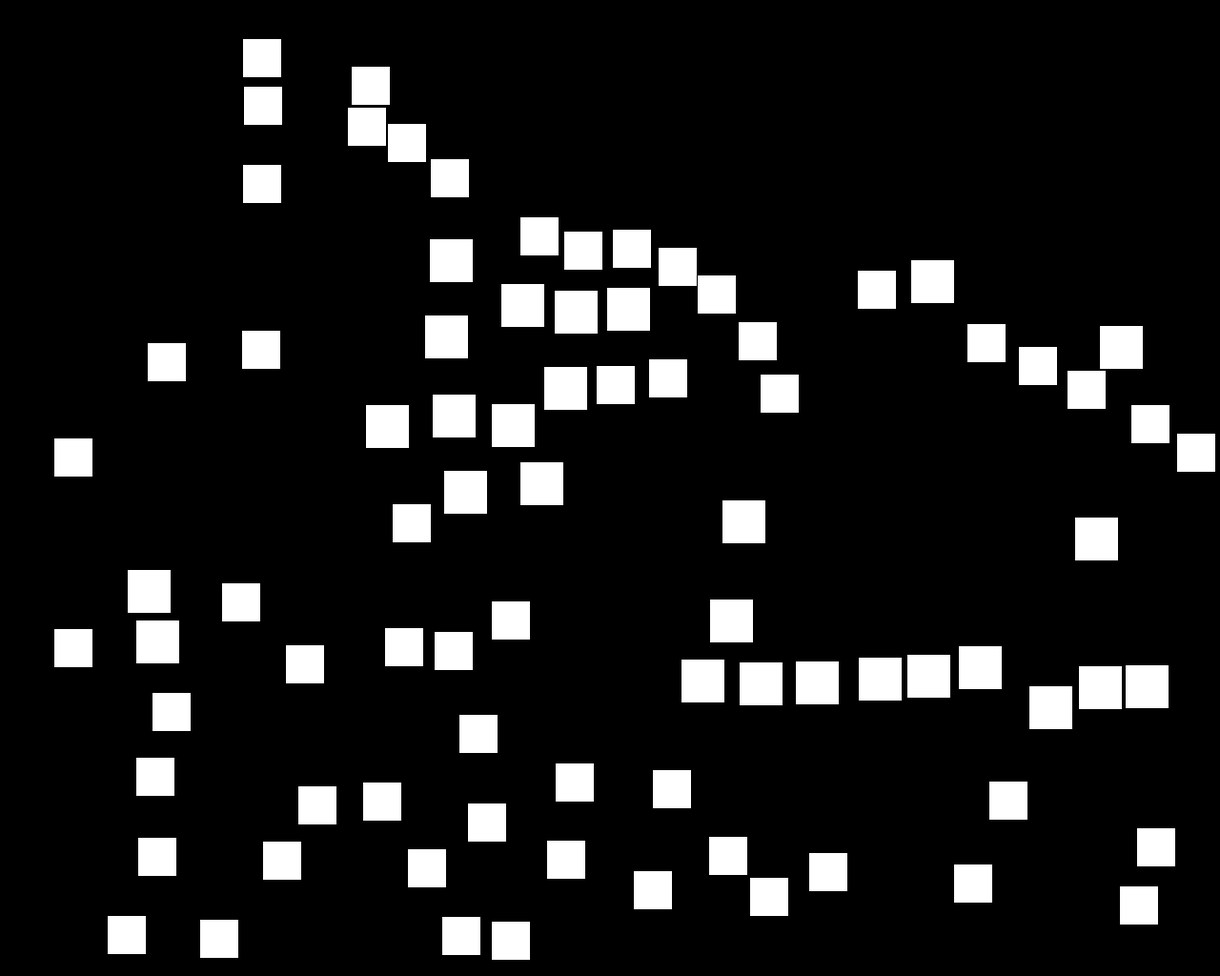
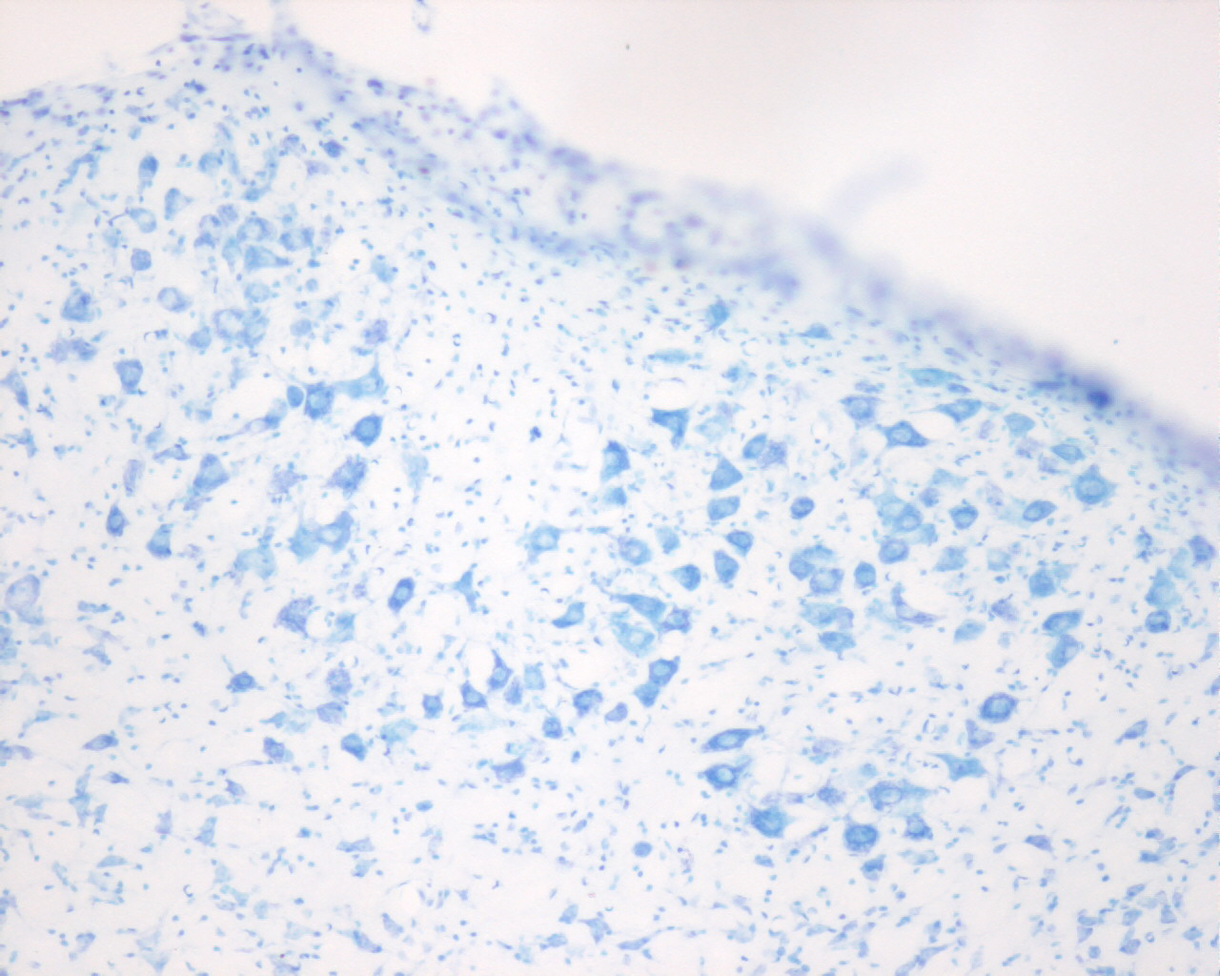
Two versions of the same layered image (1220x976). Layer-by-layer changes:
showed "2tg_E103p_223a001.jpg" over [0, 0, 1220, 976]
hid "0" over [0, 0, 1220, 976]
